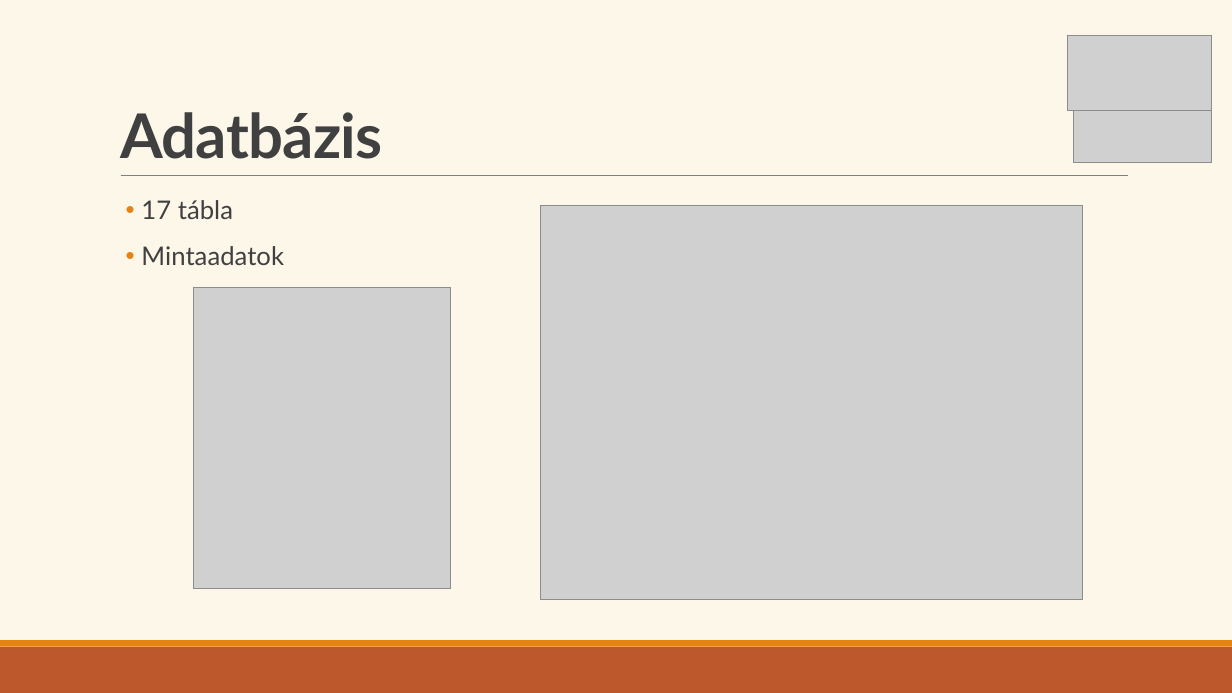
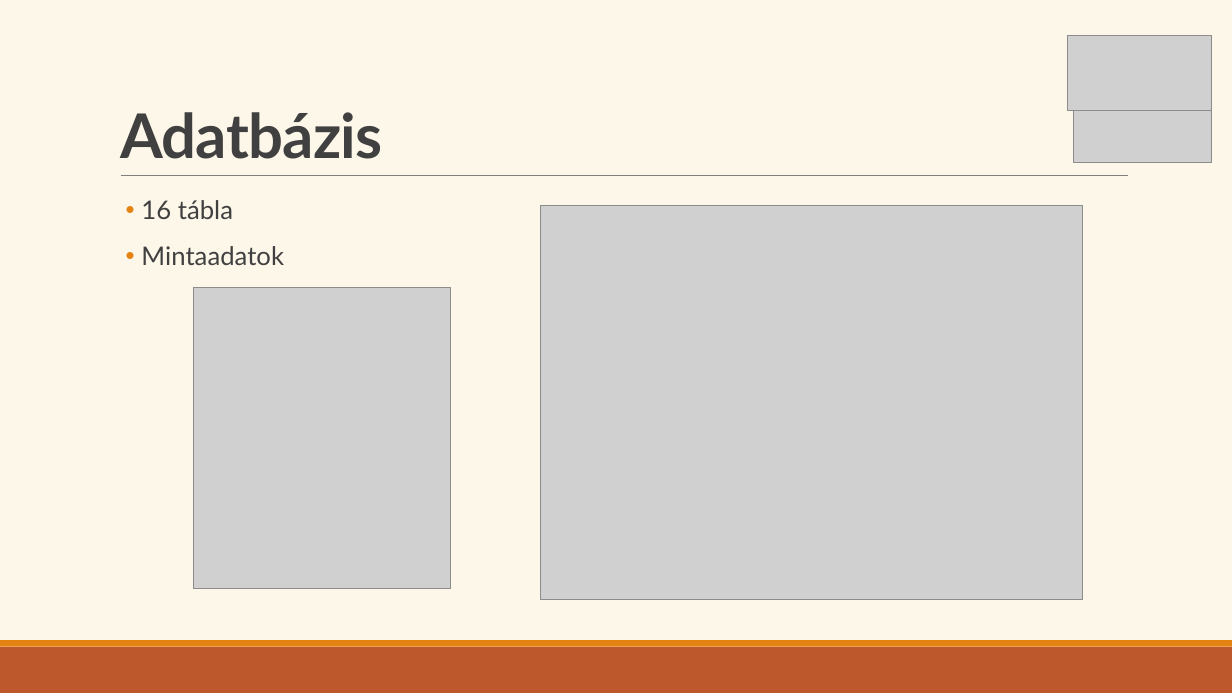
Before and after one commit to Ella50/13_S1_1_vizsgaremek, a slide deck: slide 8 of Dokumentációhoz/Prezentáció/eMenza_AtkariAriella_FarkasDominik.pptx. Drawn at 1232x693 pixels with LibreOffice and Linux fonts; fonts in the diff are those of the drawing; grey boxes stand for pictures. Boxes give left, top, right and bottom in pixels: in the first picture for what was removed or moved away, otherwise in the second. Text is boxed around its words. In the diff, an @@ line names an element or a change of style, - is before the commit and + after.

```diff
--- a/Dokumentációhoz/Prezentáció/eMenza_AtkariAriella_FarkasDominik.pptx
+++ b/Dokumentációhoz/Prezentáció/eMenza_AtkariAriella_FarkasDominik.pptx
@@ text at bbox=[141, 200, 233, 219]: text changed @@
-• 17 tábla
+• 16 tábla
```
Also in this commit, not shown: 2 other slides changed, 7 other files.
